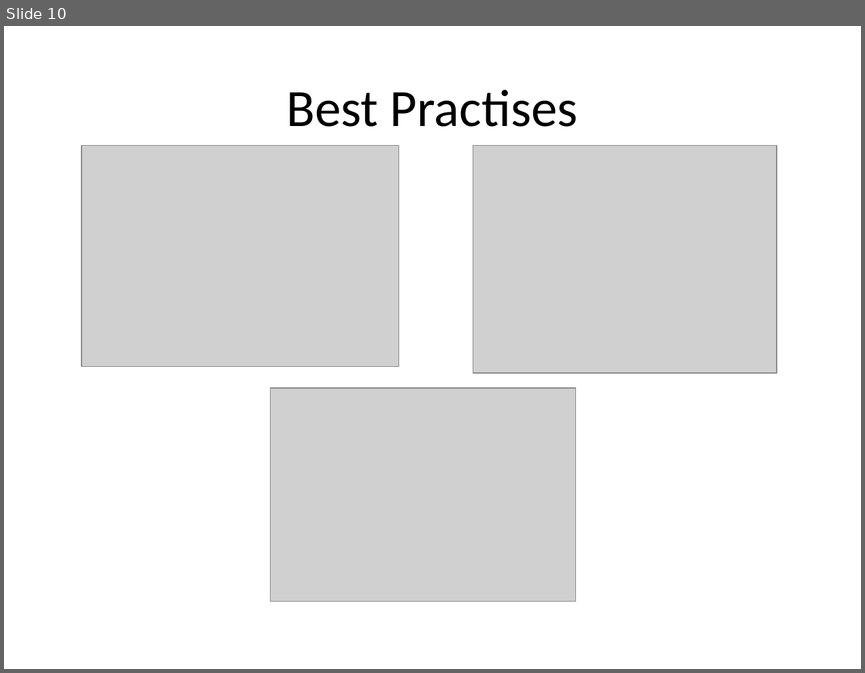
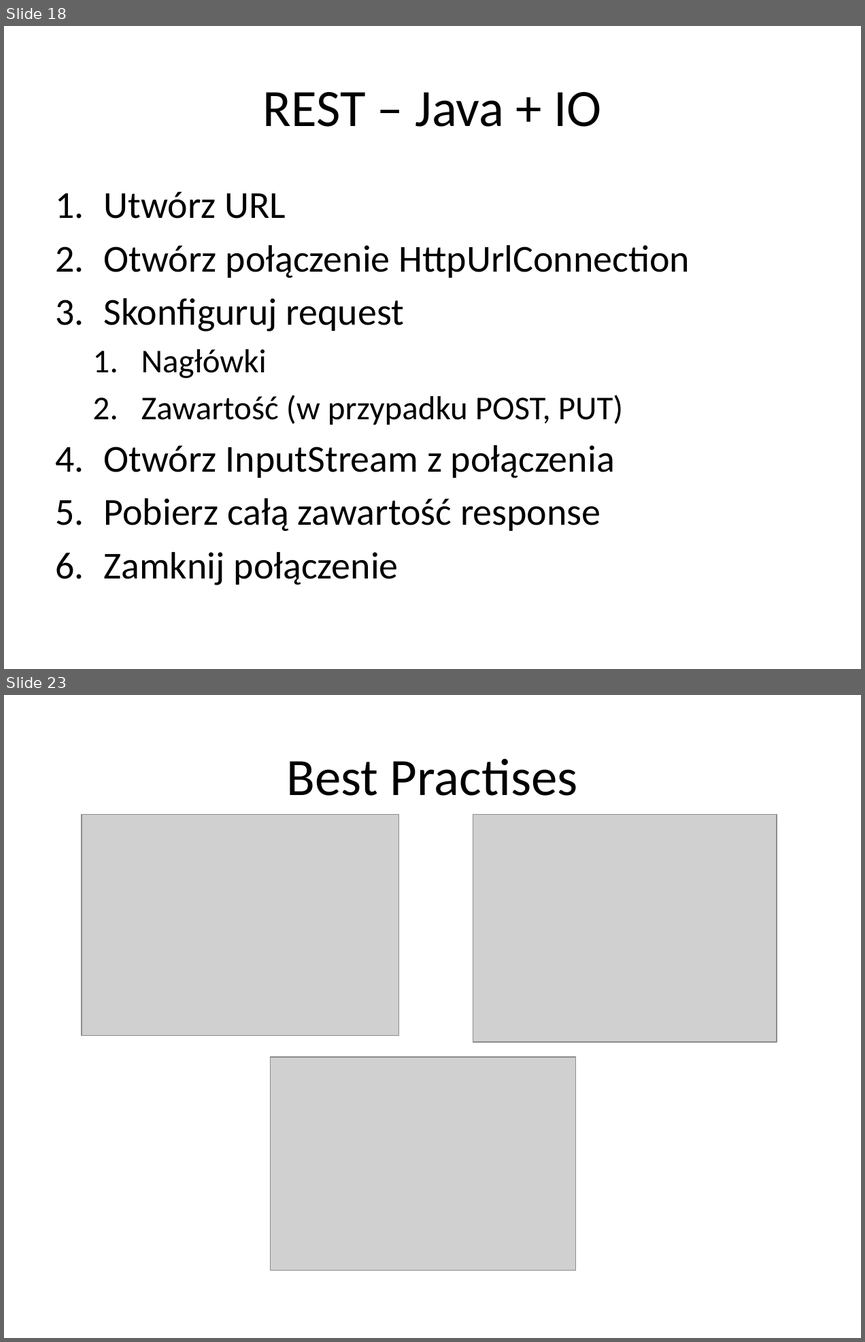
Before and after one commit to rybeek84/microservices-part1, a slide deck: monolit/documentation/microservices lectures/HTTP + REST.pptx. Shown one above the other, each under a label of ours: slide 10 before the commit, slides 18 and 23 after it; the slides between them are not shown. The pictures are 865x673 and 865x1342 pixels, drawn with LibreOffice and Linux fonts; fonts in the diff are those of the drawing; grey boxes stand for pictures. Boxes give left, top, right and bottom in pixels: in the first picture for what was removed or moved away, otherwise in the second. Text is boxed around its words. In the diff, an @@ line names an element or a change of style, - is before the commit and + after.

```diff
--- a/monolit/documentation/microservices lectures/HTTP + REST.pptx
+++ b/monolit/documentation/microservices lectures/HTTP + REST.pptx
@@ slide 18 added at (4,26,861,669), background #FFFFFF @@
@@ title added at (263,92,601,127), 44 pt, text #000000 @@
+REST – Java + IO
@@ text added at (103,191,689,585), 32 pt, text #000000 @@
+1. Utwórz URL
+2. Otwórz połączenie HttpUrlConnection
+3. Skonfiguruj request
+  1. Nagłówki
+  2. Zawartość (w przypadku POST, PUT)
+4. Otwórz InputStream z połączenia
+5. Pobierz całą zawartość response
+6. Zamknij połączenie
@@ what was slide 10 is now slide 23 @@
```
Also in this commit, not shown: 9 slides changed, 14 other slides added, 1 slide removed.
